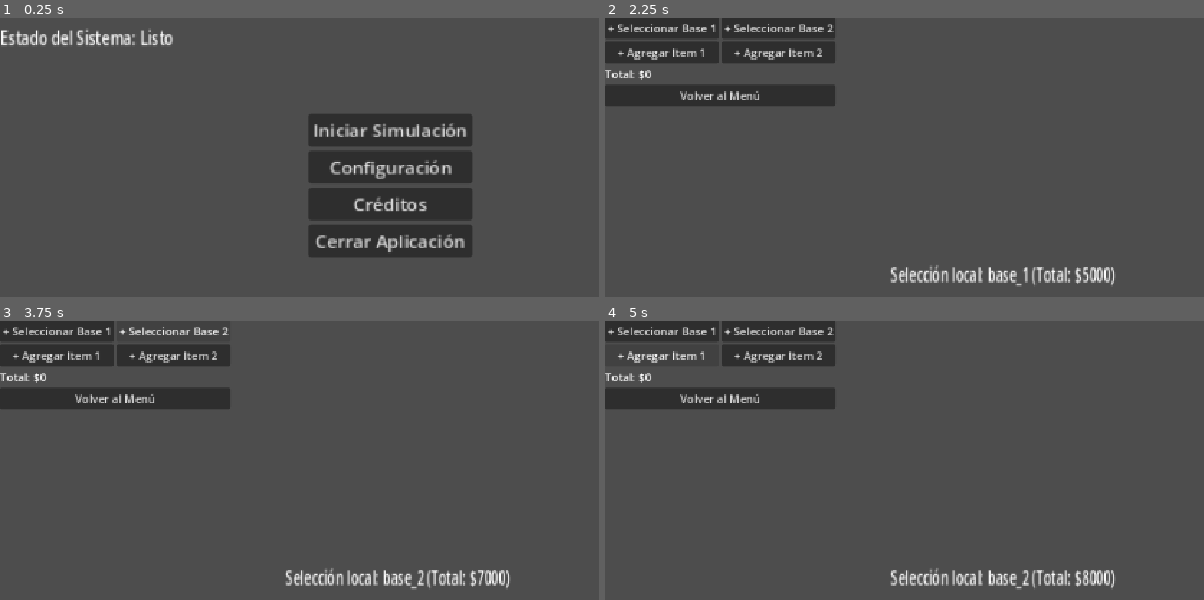
Above: before the commit, frames 1-4 (two rows, left to right).
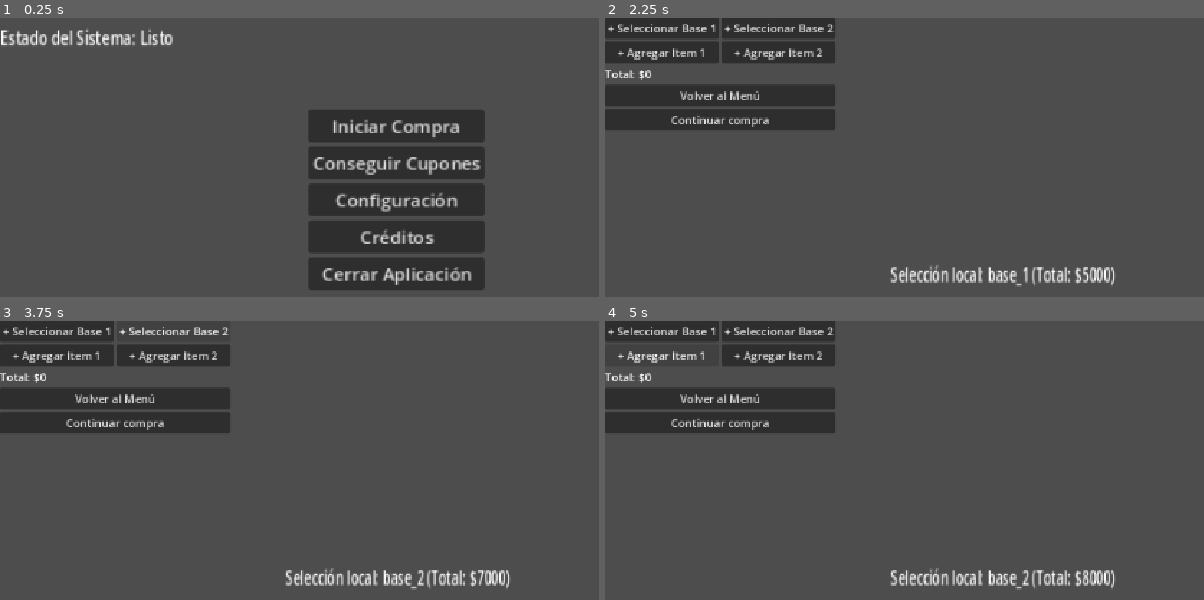
Above: after the commit, the same moments.

Repository: MiguelMoranR/produccion-videojuegos-2026
Game: Godot game, scene res://src/core/main_app.tscn
The game is run twice, just before and just after one commit, with the same random seed, the same clock (stepped at 60 frames per second) and the same inputs.
Inputs (mouse positions are in pixels of both pictures, inside the frame that each line leads up to):
- Up to frame 1 (0.25 s): no input
- Up to frame 2 (2.25 s): click (1000, 163) at 0.5 s, where only the run after the commit has a clickable "Conseguir Cupones"; click "Volver al Menú" (after the commit: "Volver") at 1.25 s; click (994, 129) at 2 s, where only the run before the commit has a clickable "Iniciar Simulación"
- Up to frame 3 (3.75 s): click "+ Seleccionar Base 1" at 2.75 s; click "+ Seleccionar Base 2" at 3.5 s
- Up to frame 4 (5 s): click "+ Agregar Item 1" at 4.25 s

The runs differ from the first frame. In frame 1, 9.8% of the frame differs, in the area x 51-81%, y 32-98%; in frame 2, 2.7%; in frame 3, 2.7%; in frame 4, 2.7%.

Commit message:
feat: add gamification navigation flow and coupon infrastructure

Diff:
--- a/src/components/button_nav.tscn
+++ /dev/null
@@ -1,3 +0,0 @@
-[gd_scene format=3 uid="uid://l2p5o6qf1hut"]
-
-[node name="ButtonMav" type="Node" unique_id=1138160111]
--- a/src/components/navigation/button_nav.tscn
+++ b/src/components/navigation/button_nav.tscn
@@ -1,3 +1,3 @@
-[gd_scene format=3 uid="uid://4eaqwu4seupf"]
+[gd_scene format=3 uid="uid://b8wipuu522rbv"]
 
-[node name="ButtonNav" type="Node" unique_id=1796269291]
+[node name="ButtonMav" type="Node" unique_id=1138160111]
--- a/src/core/event_bus.gd
+++ b/src/core/event_bus.gd
@@ -11,3 +11,5 @@
 signal item_added(item_id: String)
 # Señal para notificar un cambio en el precio total
 signal total_changed(new_total: int)
+# Señal para comunicar que una actividad externa produjo un cupón
+signal coupon_obtained(coupon: Dictionary)
--- a/src/core/global_manager.gd
+++ b/src/core/global_manager.gd
@@ -18,6 +18,8 @@
 func _ready() -> void:
 	EventBus.base_selected.connect(_on_base_selected)
 	EventBus.item_added.connect(_on_item_added)
+	EventBus.coupon_obtained.connect(_on_coupon_obtained)
+
 
 func _on_base_selected(base_id: String) -> void:
 	selection["base"] = base_id
@@ -39,3 +41,14 @@
 
 	# 3. Emitir el resultado
 	EventBus.total_changed.emit(current_total)
+
+func _on_coupon_obtained(coupon: Dictionary) -> void:
+	coupons.append(coupon)
+
+
+# Ejemplo de la información de los cupones
+#{
+	#"value": 2000,
+	#"minimum_purchase": 10000
+#}
+var coupons: Array[Dictionary] = []
--- /dev/null
+++ b/src/scenes/buying_process/buy_panel.tscn
@@ -0,0 +1,71 @@
+[gd_scene format=3 uid="uid://cdogdo6bwna1a"]
+
+[ext_resource type="Script" uid="uid://d5ovyl5rctvy" path="res://src/scenes/buying_process/buy_panel.gd" id="1_wtrvc"]
+[ext_resource type="Script" uid="uid://ca58bvuyia7ww" path="res://src/components/navigation/button_nav.gd" id="2_a5yq5"]
+
+[node name="BuyPanel" type="Control" unique_id=1456396328]
+layout_mode = 3
+anchor_right = 1.0
+anchor_bottom = 1.0030864
+offset_top = -1.0
+offset_bottom = -1.0
+grow_horizontal = 2
+grow_vertical = 2
+size_flags_horizontal = 4
+script = ExtResource("1_wtrvc")
+metadata/_edit_use_anchors_ = true
+
+[node name="LblStatusLocal" type="Label" parent="." unique_id=1779114356]
+layout_mode = 0
+offset_left = 411.00003
+offset_top = 348.0
+offset_right = 752.0
+offset_bottom = 371.0
+scale = Vector2(1.1508125, 1.8376949)
+text = "Ninguna opción seleccionada de forma local"
+
+[node name="VBoxContainer" type="VBoxContainer" parent="." unique_id=503660392]
+layout_mode = 0
+offset_right = 40.0
+offset_bottom = 40.0
+
+[node name="GridContainer" type="GridContainer" parent="VBoxContainer" unique_id=933406136]
+layout_mode = 2
+size_flags_vertical = 4
+columns = 2
+
+[node name="BtnIngrediente1" type="Button" parent="VBoxContainer/GridContainer" unique_id=340620534]
+layout_mode = 2
+text = "+ Seleccionar Base 1"
+
+[node name="BtnIngrediente2" type="Button" parent="VBoxContainer/GridContainer" unique_id=1090235165]
+layout_mode = 2
+size_flags_horizontal = 3
+size_flags_vertical = 3
+text = "+ Seleccionar Base 2"
+
+[node name="BtnItem1" type="Button" parent="VBoxContainer/GridContainer" unique_id=1174204115]
+layout_mode = 2
+text = "+ Agregar Item 1"
+
+[node name="BtnItem2" type="Button" parent="VBoxContainer/GridContainer" unique_id=1792896775]
+layout_mode = 2
+text = "+ Agregar Item 2"
+
+[node name="LblTotal" type="Label" parent="VBoxContainer/GridContainer" unique_id=1752981435]
+layout_mode = 2
+text = "Total: $0"
+
+[node name="BtnVolver" type="Button" parent="VBoxContainer" unique_id=948215326]
+layout_mode = 2
+text = "Volver al Menú"
+script = ExtResource("2_a5yq5")
+target_scene = "uid://5efb1pfc8ef5"
+
+[node name="BtnBuy" type="Button" parent="VBoxContainer" unique_id=667455376]
+layout_mode = 2
+text = "Continuar compra"
+script = ExtResource("2_a5yq5")
+target_scene = "uid://nu7a8bus2l5n"
+
+[node name="SceneChanger" type="Node" parent="." unique_id=1309538884]
--- /dev/null
+++ b/src/scenes/buying_process/coupon_event.tscn
@@ -0,0 +1,30 @@
+[gd_scene format=3 uid="uid://dmbr02jxfcdg8"]
+
+[ext_resource type="Script" uid="uid://ca58bvuyia7ww" path="res://src/components/navigation/button_nav.gd" id="1_ogcrn"]
+
+[node name="CouponEvent" type="Node" unique_id=993741469]
+
+[node name="VBoxContainer" type="VBoxContainer" parent="." unique_id=259443775]
+offset_right = 40.0
+offset_bottom = 40.0
+
+[node name="LblTitle" type="Label" parent="VBoxContainer" unique_id=458951225]
+layout_mode = 2
+text = "Lluvia de cupones"
+
+[node name="LblDesc" type="Label" parent="VBoxContainer" unique_id=515368637]
+layout_mode = 2
+text = "En esta pantalla puede participar en un juego
+para ganar muchos premios en cupones!"
+
+[node name="BtnPlay" type="Button" parent="VBoxContainer" unique_id=1156514454]
+layout_mode = 2
+text = "Jugar ahora"
+script = ExtResource("1_ogcrn")
+target_scene = "uid://brdp4siylbi2b"
+
+[node name="BtnBack" type="Button" parent="VBoxContainer" unique_id=1571049067]
+layout_mode = 2
+text = "Volver"
+script = ExtResource("1_ogcrn")
+target_scene = "uid://5efb1pfc8ef5"
--- /dev/null
+++ b/src/scenes/buying_process/purchase_invoice.gd
@@ -0,0 +1,42 @@
+extends Control
+@onready var lbl_subtotal : Label = $VBoxContainer/LblSubtotal
+@onready var lbl_coupon : Label = $VBoxContainer/LblCoupon
+@onready var btn_confirm : Button = $VBoxContainer/BtnConfirm
+
+func _ready() -> void:
+	# Conectar señal programaticamente
+	btn_confirm.pressed.connect(_on_confirm)
+	_update_invoice()
+
+func _on_confirm() -> void:
+	pass
+
+func _update_invoice() -> void:
+	var base_name: String = GlobalManager.selection["base"]
+	var item_1_quantity: int = GlobalManager.selection["item_1"]
+	var item_2_quantity: int = GlobalManager.selection["item_2"]
+
+	var base_price: int = GlobalManager.prices[base_name]
+	var item_1_price: int = GlobalManager.prices["item_1"]
+	var item_2_price: int = GlobalManager.prices["item_2"]
+
+	var item_1_total: int = item_1_quantity * item_1_price
+	var item_2_total: int = item_2_quantity * item_2_price
+
+	lbl_subtotal.text = (
+		"BASE ELEGIDA: %s    $%d\n"
+		+ "INGREDIENTE 1: %d × $%d    $%d\n"
+		+ "INGREDIENTE 2: %d × $%d    $%d\n"
+		+ "--------------------------------\n"
+		+ "Subtotal: $%d"
+	) % [
+		base_name,
+		base_price,
+		item_1_quantity,
+		item_1_price,
+		item_1_total,
+		item_2_quantity,
+		item_2_price,
+		item_2_total,
+		GlobalManager.current_total
+	]
--- /dev/null
+++ b/src/scenes/buying_process/purchase_invoice.tscn
@@ -0,0 +1,31 @@
+[gd_scene format=3 uid="uid://nu7a8bus2l5n"]
+
+[ext_resource type="Script" uid="uid://ca58bvuyia7ww" path="res://src/components/navigation/button_nav.gd" id="1_8ogr2"]
+
+[node name="PurchaseInvoice" type="Node" unique_id=1293847742]
+
+[node name="VBoxContainer" type="VBoxContainer" parent="." unique_id=881435386]
+offset_right = 483.0
+offset_bottom = 226.0
+
+[node name="LblTitle" type="Label" parent="VBoxContainer" unique_id=1023232655]
+layout_mode = 2
+
+[node name="LblSubtotal" type="Label" parent="VBoxContainer" unique_id=1842050773]
+layout_mode = 2
+
+[node name="LblCoupon" type="Label" parent="VBoxContainer" unique_id=742213182]
+layout_mode = 2
+
+[node name="LblTotal" type="Label" parent="VBoxContainer" unique_id=1168052195]
+layout_mode = 2
+
+[node name="BtnConfirm" type="Button" parent="VBoxContainer" unique_id=249366259]
+layout_mode = 2
+text = "Confirmar compra"
+
+[node name="BtnBack" type="Button" parent="VBoxContainer" unique_id=1585422524]
+layout_mode = 2
+text = "Volver"
+script = ExtResource("1_8ogr2")
+target_scene = "uid://cdogdo6bwna1a"
--- /dev/null
+++ b/src/scenes/gamification/coupon_game.tscn
@@ -0,0 +1,23 @@
+[gd_scene format=3 uid="uid://brdp4siylbi2b"]
+
+[ext_resource type="Script" uid="uid://ca58bvuyia7ww" path="res://src/components/navigation/button_nav.gd" id="1_oxamv"]
+
+[node name="CouponGame" type="Node2D" unique_id=1593269042]
+
+[node name="CanvasLayer" type="CanvasLayer" parent="." unique_id=653932450]
+
+[node name="ButtonNav" type="Button" parent="CanvasLayer" unique_id=1187582109]
+anchors_preset = -1
+anchor_left = 0.92700005
+anchor_top = 0.09900001
+anchor_right = 0.92700005
+anchor_bottom = 0.09900001
+offset_left = -35.904053
+offset_top = -32.152008
+offset_right = 22.095947
+offset_bottom = -1.1520042
+scale = Vector2(1.2491336, 2.074868)
+text = "Cerrar"
+script = ExtResource("1_oxamv")
+target_scene = "uid://dmbr02jxfcdg8"
+discard_previous = true
--- a/src/scenes/menu/menu_panel.gd
+++ b/src/scenes/menu/menu_panel.gd
@@ -1,15 +1,15 @@
 # res://src/scenes/menu/menu_panel.gd
 extends Control
 
-@onready var btn_simulation: Button = $VBoxMenu/BtnSimular
+@onready var btn_buypanel: Button = $VBoxMenu/BtnBuyPanel
 @onready var btn_config: Button = $VBoxMenu/BtnConfig
 @onready var btn_credits: Button = $VBoxMenu/BtnCredits
 @onready var btn_exit: Button = $VBoxMenu/BtnSalir
 
 func _ready() -> void:
 	# Conectar botones mediante funciones anónimas (lambdas) inline de emisión global
-	btn_simulation.pressed.connect(func() -> void:
-		EventBus.navigation_requested.emit("res://src/scenes/simulation/step_1_base.tscn")
+	btn_buypanel.pressed.connect(func() -> void:
+		EventBus.navigation_requested.emit("res://src/scenes/simulation/buy_panel.tscn")
 	)
 	btn_config.pressed.connect(func() -> void:
 		EventBus.navigation_requested.emit("res://src/scenes/config/config_panel.tscn")
--- a/src/scenes/menu/menu_panel.tscn
+++ b/src/scenes/menu/menu_panel.tscn
@@ -11,6 +11,7 @@
 grow_horizontal = 2
 grow_vertical = 2
 script = ExtResource("1_3fi7p")
+metadata/_edit_use_anchors_ = true
 
 [node name="VBoxMenu" type="VBoxContainer" parent="." unique_id=1828940820]
 layout_mode = 1
@@ -20,19 +21,25 @@
 anchor_right = 0.5
 anchor_bottom = 0.5
 offset_left = -132.0
-offset_top = -186.0
-offset_right = 14.0
-offset_bottom = -50.0
+offset_top = -192.0
+offset_right = 25.0
+offset_bottom = -21.0
 grow_horizontal = 2
 grow_vertical = 2
 scale = Vector2(1.6186523, 1.5192307)
 
-[node name="BtnSimular" type="Button" parent="VBoxMenu" unique_id=1789957080]
+[node name="BtnBuyPanel" type="Button" parent="VBoxMenu" unique_id=1789957080]
 layout_mode = 2
-text = "Iniciar Simulación"
+text = "Iniciar Compra"
 script = ExtResource("2_o25ln")
 target_scene = "uid://cdogdo6bwna1a"
 discard_previous = true
+
+[node name="BtnCoupons" type="Button" parent="VBoxMenu" unique_id=1465648332]
+layout_mode = 2
+text = "Conseguir Cupones"
+script = ExtResource("2_o25ln")
+target_scene = "uid://dmbr02jxfcdg8"
 
 [node name="BtnConfig" type="Button" parent="VBoxMenu" unique_id=1753532878]
 layout_mode = 2
--- a/src/scenes/simulation/step_1_base.tscn
+++ /dev/null
@@ -1,65 +0,0 @@
-[gd_scene format=3 uid="uid://cdogdo6bwna1a"]
-
-[ext_resource type="Script" uid="uid://d5ovyl5rctvy" path="res://src/scenes/simulation/step_1_base.gd" id="1_0oy0a"]
-[ext_resource type="Script" uid="uid://ca58bvuyia7ww" path="res://src/components/navigation/button_nav.gd" id="2_4s1qs"]
-
-[node name="Step1Base" type="Control" unique_id=1456396328]
-layout_mode = 3
-anchor_right = 1.0
-anchor_bottom = 1.0030864
-offset_top = -1.0
-offset_bottom = -1.0
-grow_horizontal = 2
-grow_vertical = 2
-size_flags_horizontal = 4
-script = ExtResource("1_0oy0a")
-metadata/_edit_use_anchors_ = true
-
-[node name="LblStatusLocal" type="Label" parent="." unique_id=1779114356]
-layout_mode = 0
-offset_left = 411.00003
-offset_top = 348.0
-offset_right = 752.0
-offset_bottom = 371.0
-scale = Vector2(1.1508125, 1.8376949)
-text = "Ninguna opción seleccionada de forma local"
-
-[node name="VBoxContainer" type="VBoxContainer" parent="." unique_id=503660392]
-layout_mode = 0
-offset_right = 40.0
-offset_bottom = 40.0
-
-[node name="GridContainer" type="GridContainer" parent="VBoxContainer" unique_id=933406136]
-layout_mode = 2
-size_flags_vertical = 4
-columns = 2
-
-[node name="BtnIngrediente1" type="Button" parent="VBoxContainer/GridContainer" unique_id=340620534]
-layout_mode = 2
-text = "+ Seleccionar Base 1"
-
-[node name="BtnIngrediente2" type="Button" parent="VBoxContainer/GridContainer" unique_id=1090235165]
-layout_mode = 2
-size_flags_horizontal = 3
-size_flags_vertical = 3
-text = "+ Seleccionar Base 2"
-
-[node name="BtnItem1" type="Button" parent="VBoxContainer/GridContainer" unique_id=1174204115]
-layout_mode = 2
-text = "+ Agregar Item 1"
-
-[node name="BtnItem2" type="Button" parent="VBoxContainer/GridContainer" unique_id=1792896775]
-layout_mode = 2
-text = "+ Agregar Item 2"
-
-[node name="LblTotal" type="Label" parent="VBoxContainer/GridContainer" unique_id=1752981435]
-layout_mode = 2
-text = "Total: $0"
-
-[node name="BtnVolver" type="Button" parent="VBoxContainer" unique_id=948215326]
-layout_mode = 2
-text = "Volver al Menú"
-script = ExtResource("2_4s1qs")
-target_scene = "uid://5efb1pfc8ef5"
-
-[node name="SceneChanger" type="Node" parent="." unique_id=1309538884]
Renamed: src/scenes/simulation/step_1_base.gd -> src/scenes/buying_process/buy_panel.gd
Renamed: src/scenes/simulation/step_1_base.gd.uid -> src/scenes/buying_process/buy_panel.gd.uid
Not shown, added: src/scenes/buying_process/purchase_invoice.gd.uid
Binary file added: src/scenes/gamification/assets/Aliens/alienBeige_round.png
Not shown, added: src/scenes/gamification/assets/Aliens/alienBeige_round.png.import
Binary file added: src/scenes/gamification/assets/Aliens/alienBeige_square.png
Not shown, added: src/scenes/gamification/assets/Aliens/alienBeige_square.png.import
Binary file added: src/scenes/gamification/assets/Aliens/alienBeige_suit.png
Not shown, added: src/scenes/gamification/assets/Aliens/alienBeige_suit.png.import
Binary file added: src/scenes/gamification/assets/Aliens/alienBlue_round.png
Not shown, added: src/scenes/gamification/assets/Aliens/alienBlue_round.png.import
Binary file added: src/scenes/gamification/assets/Aliens/alienBlue_square.png
(and 665 more such lines)
